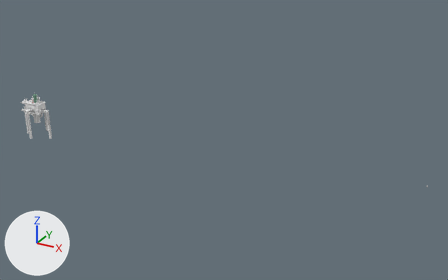
One commit to the Blender file bootcamp/week_2/day_3/Outpost Island.blend: the scene before it, then after it.
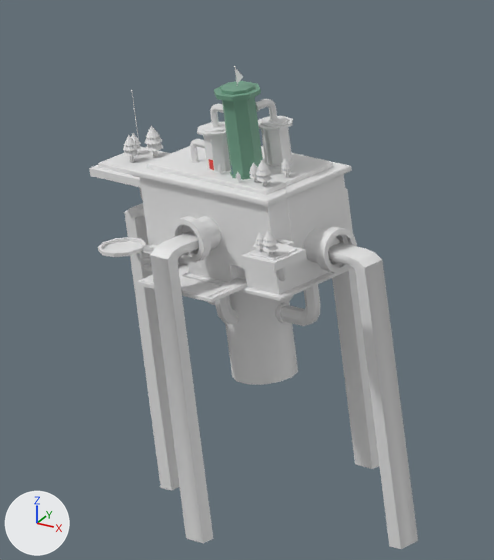
The first picture shows the older version from a 50 mm lens placed at (87.5, -84.5, 43.4), pointed at (39.9, 2.0, 0.1). The close-ups show both versions on the part from 3% to 13% of the width and 31% to 50% of the height of that picture; other places that the commit changed are outside them. Arrows for +X, +Y and +Z are at lower left; the lights stay in place.
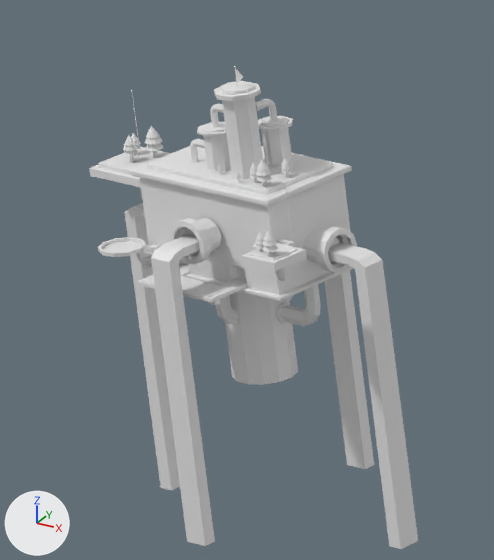
Scene script edits in JSON lines:
```json
{"block": "me_cube_009", "where": "me_cube_009.from_pydata(...)  # 227 vertices, 189 faces; spans x -4.3..-2.2, y 10.5..15.3, z -89.2..7.4"}
{"block": "me_cube_009", "where": "# used by ob_cube_003; location = (-0.87, -3.57, -0.46); scale = (0.729, 0.18, 0.0655)"}
{"block": "me_cube_009", "change": "me_cube_009 part 1: edges marked sharp go from 143 to 0"}
{"block": "me_cube_010", "where": "me_cube_010.from_pydata(...)  # 214 vertices, 188 faces; spans x -3.7..-1.6, y 6.5..11.3, z -91.1..5.5"}
{"block": "me_cube_010", "where": "# used by ob_cube_004; location = (0.76, -1.39, -0.02); rotation_euler = (-0.000453, 0.00446, 1.523), in degrees (0, 0.3, 87); scale = (0.627, 0.18, 0.0655)"}
{"block": "me_cube_010", "change": "me_cube_010 part 2: edges marked sharp go from 143 to 0"}
{"op": "remove", "block": "ob_cylinder", "code": "ob_cylinder.material_slots[0].link = 'OBJECT'; ob_cylinder.material_slots[0].material = mat_material_002  # blue #6280e7"}
{"op": "remove", "block": "ob_cylinder", "code": "ob_cylinder.material_slots[1].link = 'OBJECT'; ob_cylinder.material_slots[1].material = mat_material_003  # black #00011e"}
{"op": "remove", "block": "ob_cylinder", "code": "ob_cylinder.material_slots[2].link = 'OBJECT'; ob_cylinder.material_slots[2].material = mat_material_008  # green #71a088"}
{"op": "add", "block": "ob_cylinder", "code": "ob_cylinder.material_slots[1].link = 'OBJECT'; ob_cylinder.material_slots[1].material = None"}
{"op": "add", "block": "ob_cylinder", "code": "ob_cylinder.material_slots[2].link = 'OBJECT'; ob_cylinder.material_slots[2].material = None"}
{"op": "remove", "block": "ob_cylinder", "code": "ob_cylinder.material_slots[4].link = 'OBJECT'; ob_cylinder.material_slots[4].material = mat_material_009  # dark green #507061"}
{"op": "add", "block": "ob_cylinder", "code": "ob_cylinder.material_slots[4].link = 'OBJECT'; ob_cylinder.material_slots[4].material = None"}
{"op": "set", "path": "ob_cube_004.rotation_euler", "old": "(-0.000453, 0.00446, 1.523)", "new": "(-0.000453, 0.00446, 1.58)", "note": "degrees (0, 0.3, 87) -> degrees (0, 0.3, 91)"}
```

Pixel boxes (x1, y1, x2, y2) of what changed, in the close-ups (494 x 560 px):
```json
{"object": "Cube.004", "change": "shading changed, turned", "before": [150, 188, 379, 543], "after": [151, 218, 374, 546]}
{"object": "Cylinder", "change": "recoloured", "before": [214, 81, 263, 180], "after": [214, 81, 263, 180], "on screen": "green to grey"}
{"part": 1, "of": "me_cube_009", "change": "shading changed", "before": [124, 203, 418, 549], "after": [124, 203, 418, 549]}
```
